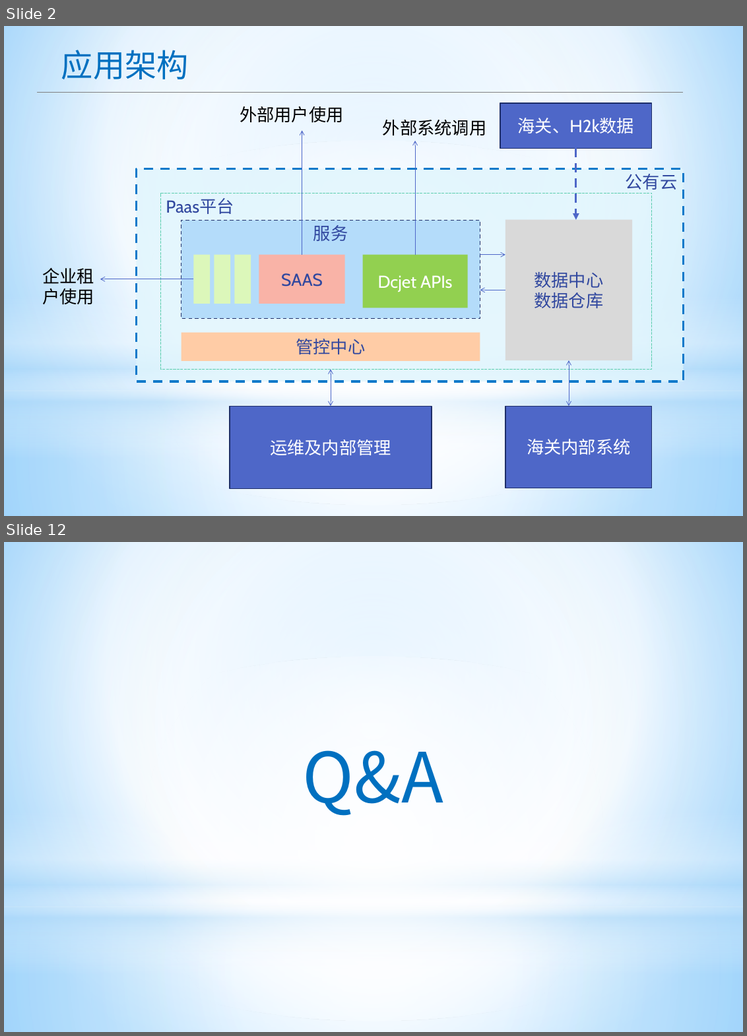
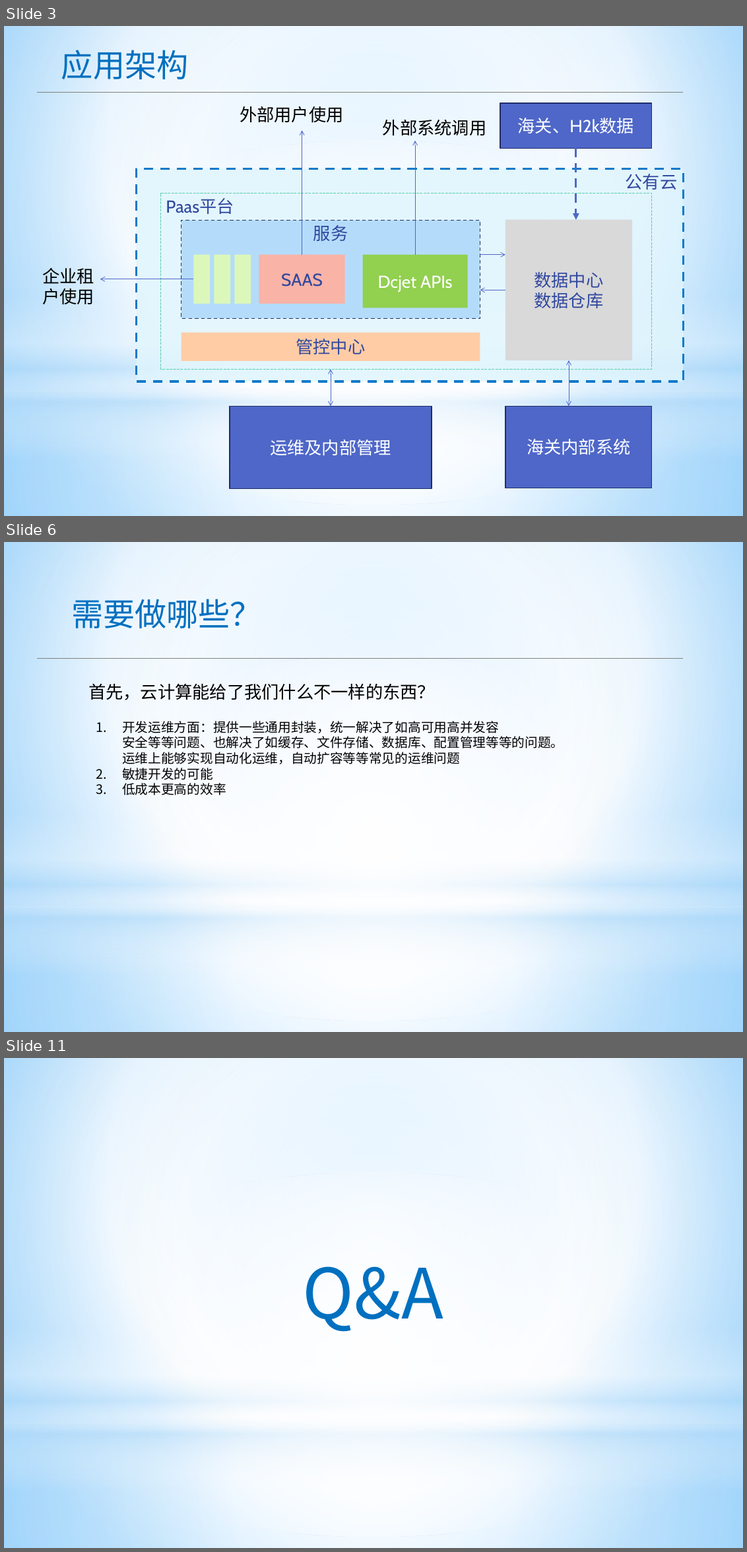
Before and after one commit to apporoad/DesignAndScheme2017, a slide deck: c云服务架构/Saas&Paas架构设计.pptx. Shown one above the other, each under a label of ours: slides 2 and 12 before the commit, slides 3, 6 and 11 after it; the slides between them are not shown. The pictures are 747x1036 and 747x1552 pixels, drawn with LibreOffice and Linux fonts; fonts in the diff are those of the drawing; background and template pictures are left out. Boxes give left, top, right and bottom in pixels: in the first picture for what was removed or moved away, otherwise in the second. Text is boxed around its words. In the diff, an @@ line names an element or a change of style, - is before the commit and + after.

```diff
--- a/c云服务架构/Saas&Paas架构设计.pptx
+++ b/c云服务架构/Saas&Paas架构设计.pptx
@@ slide 6 added at box(4, 542, 743, 1032), background gradient #9ED5FF to #FFFFFF to #5BB9FF; not listed: 4 template elements that a slide beside it also shows @@
@@ text added at box(71, 599, 262, 628), 44 pt, text #0070C0 @@
+需要做哪些？
@@ line added from (37, 658) to (683, 658), #808080 0.75 pt @@
@@ text added at box(88, 684, 435, 700), 24 pt, text #000000 @@
+首先，云计算能给了我们什么不一样的东西？
@@ text added at box(122, 721, 564, 795), 18 pt, text #000000 @@
+1. 开发运维方面：提供一些通用封装，统一解决了如高可用高并发容
+   安全等等问题、也解决了如缓存、文件存储、数据库、配置管理等等的问题。
+   运维上能够实现自动化运维，自动扩容等等常见的运维问题
+2. 敏捷开发的可能
+3. 低成本更高的效率
@@ what was slide 2 is now slide 3 @@
@@ what was slide 12 is now slide 11 @@
```
Also in this commit, not shown: 2 slides changed, 6 other slides added, 8 slides removed, 1 other file.
